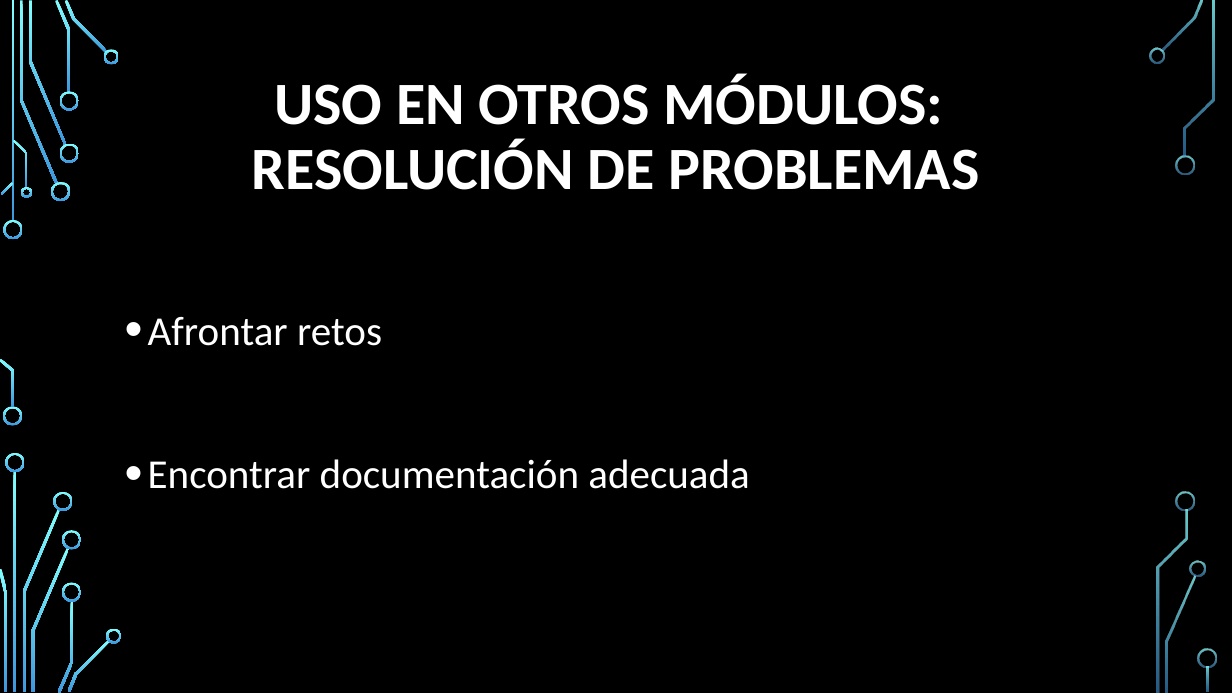
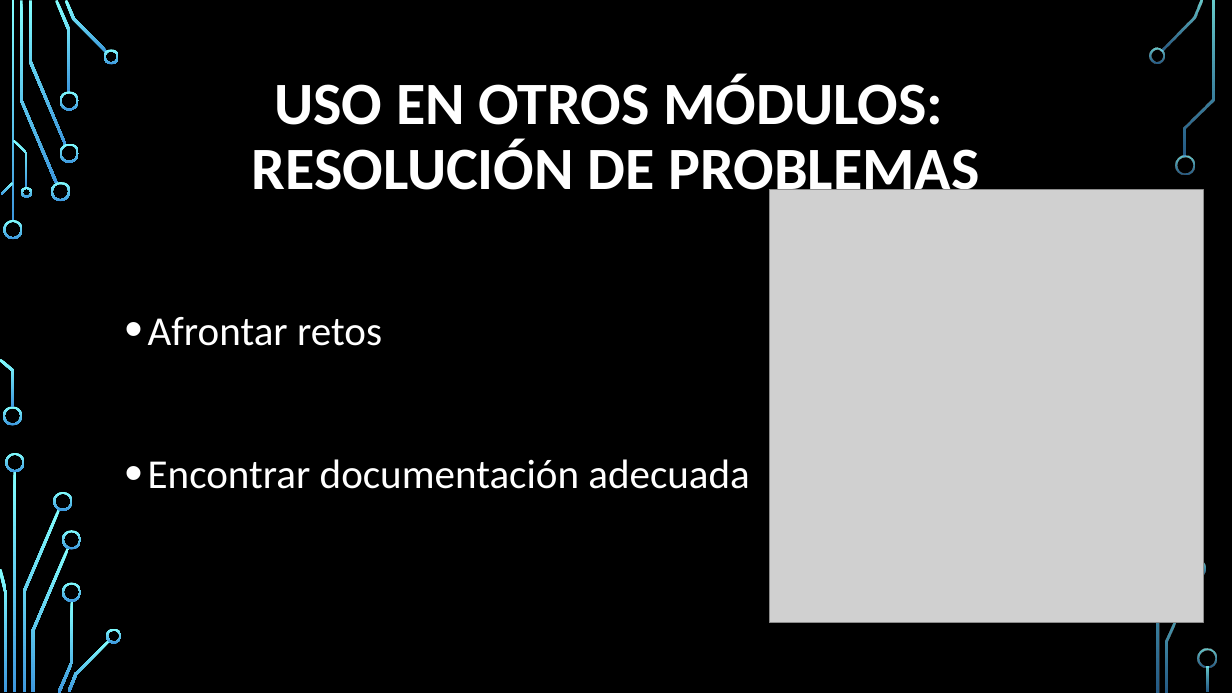
Before and after one commit to Fadria/SGE-Repte-00-Grup-B, a slide deck: slide 16 of Exposicions/Presentación 2 Docker y Python 3 Grupo B.pptx (slide 15 before the commit). Drawn at 1232x693 pixels with LibreOffice and Linux fonts; fonts in the diff are those of the drawing; grey boxes stand for pictures; background and template pictures are left out. Boxes give left, top, right and bottom in pixels: in the first picture for what was removed or moved away, otherwise in the second. Text is boxed around its words. In the diff, an @@ line names an element or a change of style, - is before the commit and + after.

```diff
--- a/Exposicions/Presentación 2 Docker y Python 3 Grupo B.pptx
+++ b/Exposicions/Presentación 2 Docker y Python 3 Grupo B.pptx
@@ picture added at [770, 189, 1203, 623] @@
@@ freeform shape removed at [1177, 492, 1196, 511] @@
```
Also in this commit, not shown: 13 other slides changed, 2 slides added, 5 other files.
